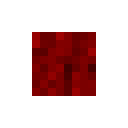
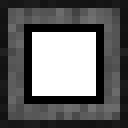
Layers edited between the first and the second (128, 128) image:
hid "inner.png" over (32, 32, 96, 96)
showed "normal.png" over (0, 0, 128, 128)
